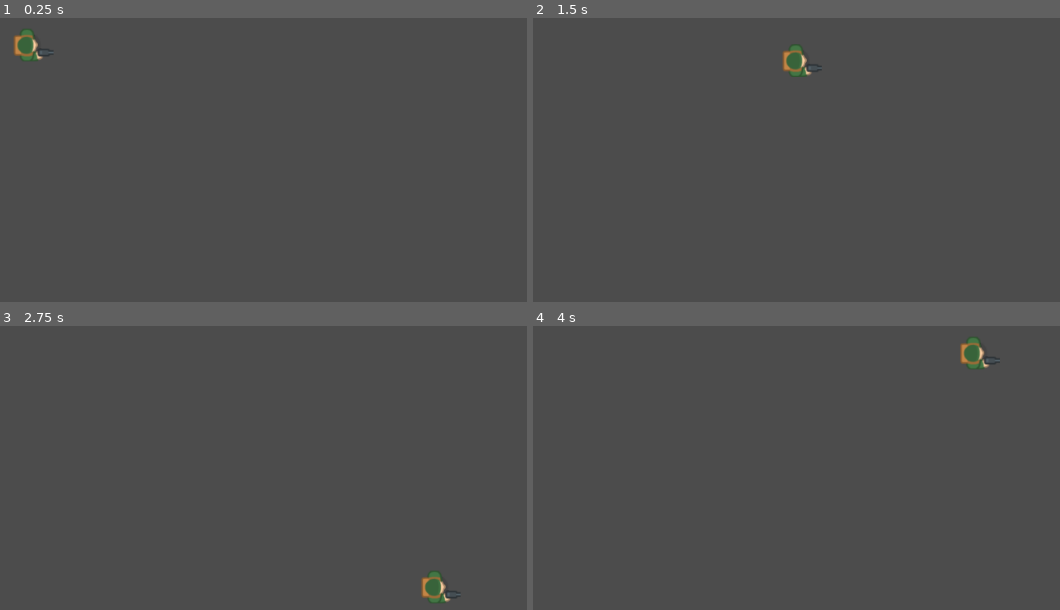
Above: before the commit, frames 1-4 (two rows, left to right).
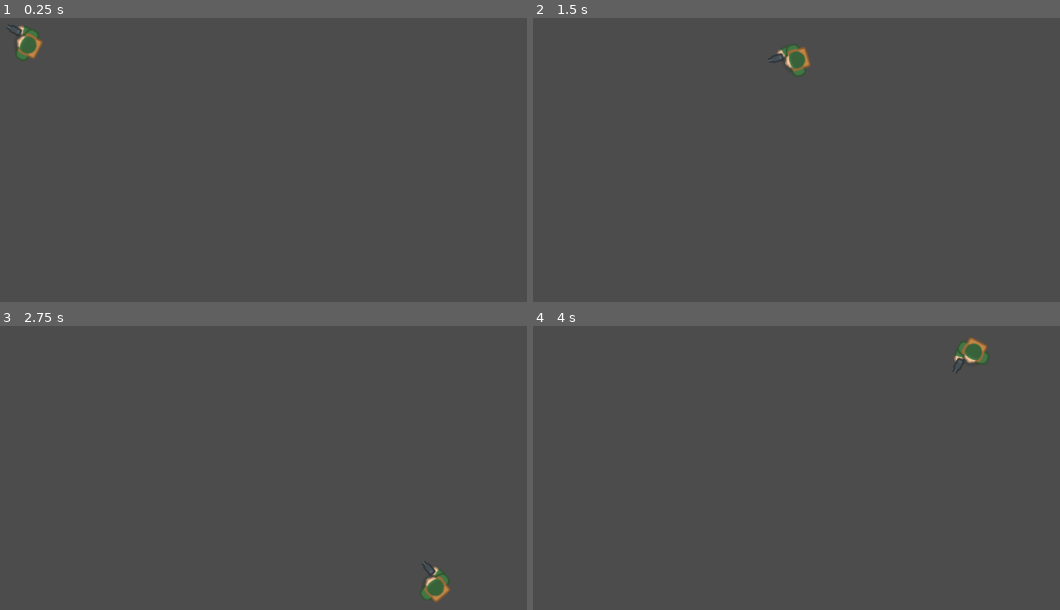
Above: after the commit, the same moments.

Repository: sindre0830/YAZG
Game: Godot game, scene res://World/World.tscn
Same seed, same stepped clock (60 frames per second), same inputs: the game is played once before the commit and once after it.
Inputs (mouse positions are in pixels of both pictures, inside the frame that each line leads up to):
- Up to frame 1 (0.25 s): no input
- Up to frame 2 (1.5 s): tap Enter at 0.5 s; move the mouse to (833, 100) at 0.52 s; hold Right (ui_right) 0.53-1.28 s; move the mouse to (outside the picture) at 1.27 s; hold Down (ui_down) from 1.28 s (still down)
- Up to frame 3 (2.75 s): move the mouse to (205, 328) at 2.02 s; release Down (ui_down) at 2.03 s; hold Right (ui_right) from 2.03 s (still down)
- Up to frame 4 (4 s): move the mouse to (622, 524) at 2.77 s; release Right (ui_right) at 2.78 s; hold Up (ui_up) 2.78-3.53 s; move the mouse to (901, 502) at 3.52 s; hold Left (ui_left) from 3.53 s (still down)

The runs differ from the first frame. In frame 1, 0.4% of the frame differs, in the area x 1-11%, y 2-16%; in frame 2, 0.4%; in frame 3, 0.4%; in frame 4, 0.4%, in the area x 79-89%, y 3-17%.

Commit message:
added look_at_mouse

Diff:
--- a/Source/Player/Player.gd
+++ b/Source/Player/Player.gd
@@ -8,10 +8,12 @@
 
 func _physics_process(delta):
 	var input_vector = Vector2.ZERO
+	var mpos = get_global_mouse_position()
 	input_vector.x = Input.get_action_strength("ui_right") - Input.get_action_strength("ui_left")
 	input_vector.y = Input.get_action_strength("ui_down") - Input.get_action_strength("ui_up")
 	input_vector = input_vector.normalized()
 
+	look_at(mpos)
 	if input_vector != Vector2.ZERO:
 		velocity = velocity.move_toward(input_vector * MAX_SPEED, ACCELERATION * delta)
 	else:
